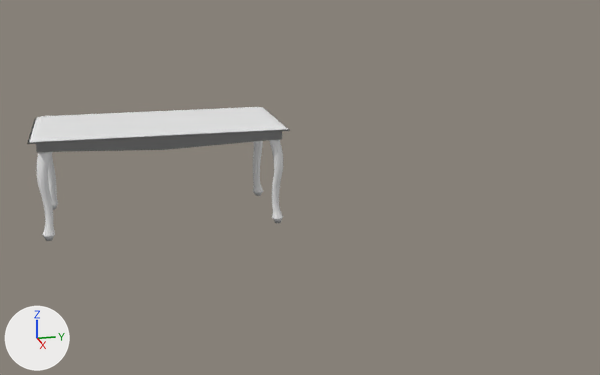
The Blender file Assets/3DAssets/table.blend as it was, and as the next commit left it.
Both versions are drawn from a 50 mm camera at (6.88, -0.51, 2.34) aimed at (0.55, 1.07, 0.53). The axes (+X, +Y, +Z) are drawn at lower left. The lights are the same throughout.

Objects in the first picture: 'leg', 'table'.
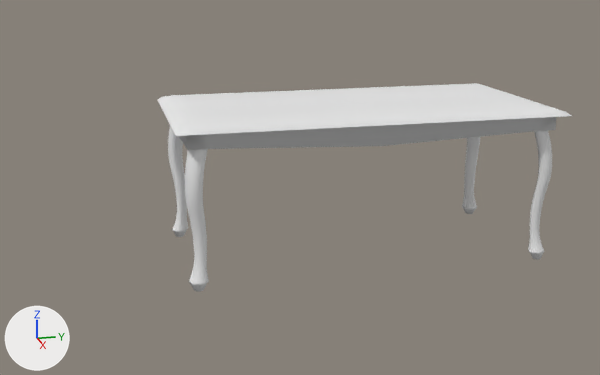
Where the change shows, as pixel boxes (x1, y1, x2, y2) in the pictures (600 x 375 px; the box of a moved part takes in the faces that stretch with it):
'leg', reshaped, moved, rescaled: before (37, 140, 283, 241); after (157, 83, 572, 292)
'table', deleted: before (27, 107, 290, 152)
part 1 of me_cube_001, moved or reshaped: before (269, 140, 283, 223); after (528, 130, 552, 260)
part 2 of me_cube_001, moved or reshaped: before (253, 141, 263, 196); after (462, 137, 480, 214)
part 3 of me_cube_001, moved or reshaped: before (37, 152, 55, 241); after (185, 149, 209, 292)
part 4 of me_cube_001, moved or reshaped: before (48, 152, 58, 210); after (168, 126, 188, 237)
part 5 of me_cube_001, added: after (157, 83, 572, 150)

What changed in the scene script:
```text
Change me_cube_001:
    used by ob_leg; location = (0.0, 0.0, 1.0); scale = (0.524, 1.06, 0.0151)
    remove me_cube_001.from_pydata(...)  # 544 vertices, 520 faces; spans x -0.9..0.9, y -0.9..0.9, z -52.8..-4.3
    add me_cube_001.from_pydata(...)  # 698 vertices, 672 faces; spans x 0.0..1.5, y 0.0..2.9, z 0.1..1.3
    me_cube_001 part 1: the loose piece of 136 vertices spanning x 0.7..0.9, y 0.8..0.9, z -52.8..-4.3 is scaled about its middle by (0.759, 1.54, 0.0219), then moved by (0.5, 1.9, 29.1)
    me_cube_001 part 2: the loose piece of 136 vertices spanning x -0.9..-0.7, y 0.8..0.9, z -52.8..-4.3 is scaled about its middle by (0.759, 1.54, 0.0219), then moved by (0.9, 1.9, 29.1)
    me_cube_001 part 3: the loose piece of 136 vertices spanning x 0.7..0.9, y -0.9..-0.8, z -52.8..-4.3 is scaled about its middle by (0.759, 1.54, 0.0219), then moved by (0.5, 1.0, 29.1)
    me_cube_001 part 4: the loose piece of 136 vertices spanning x -0.9..-0.7, y -0.9..-0.8, z -52.8..-4.3 is scaled about its middle by (0.759, 1.54, 0.0219), then moved by (0.9, 1.0, 29.1)
    me_cube_001 part 5: a new loose piece of 154 vertices spanning x 0.0..1.5, y 0.0..2.9, z 1.0..1.3, in mat_material (white #e7e7e7)
Change ob_leg:
    ob_leg.scale: (0.524, 1.06, 0.0151) -> (1.0, 1.0, 1.0)
    ob_leg.location: (0.0, 0.0, 1.0) -> (0.0, 0.0, 0.0)
Remove ob_table:
    ob_table = bpy.data.objects.new('table', me_cube)
    ob_table.location = (0.0, 0.0, 1.0)
    ob_table.scale = (0.5, 1.0, 0.025)
```
